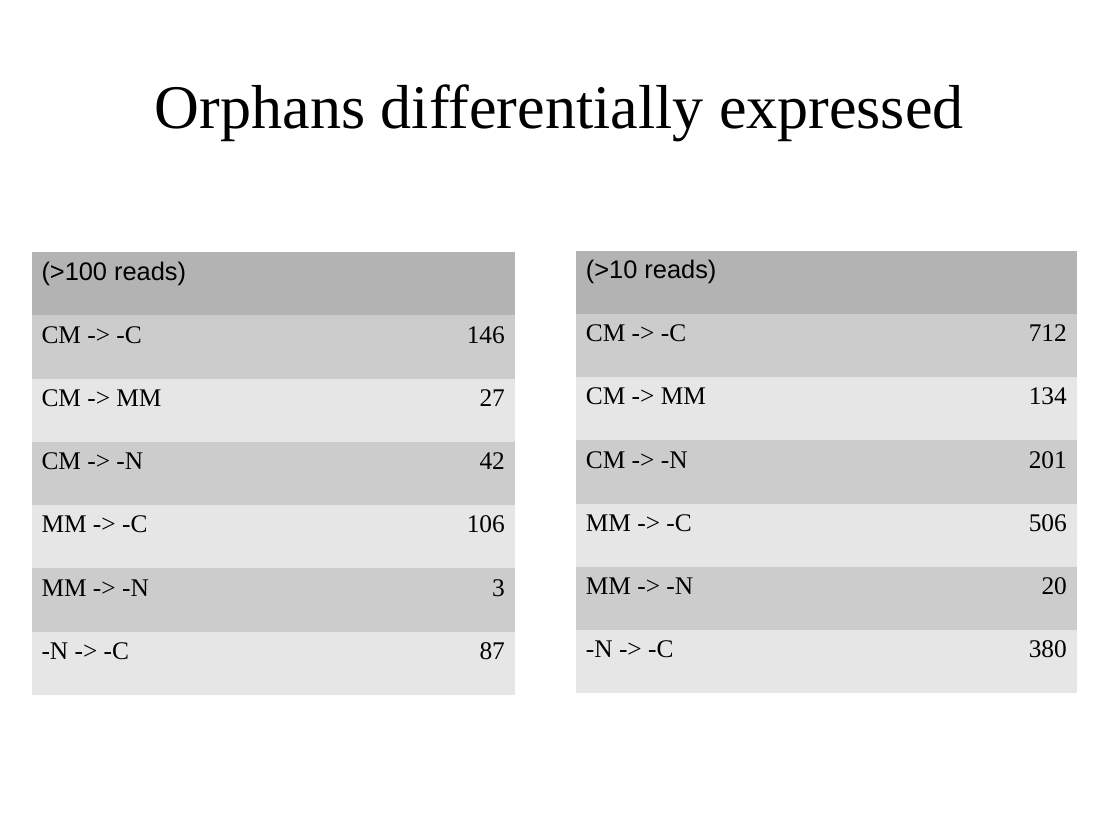
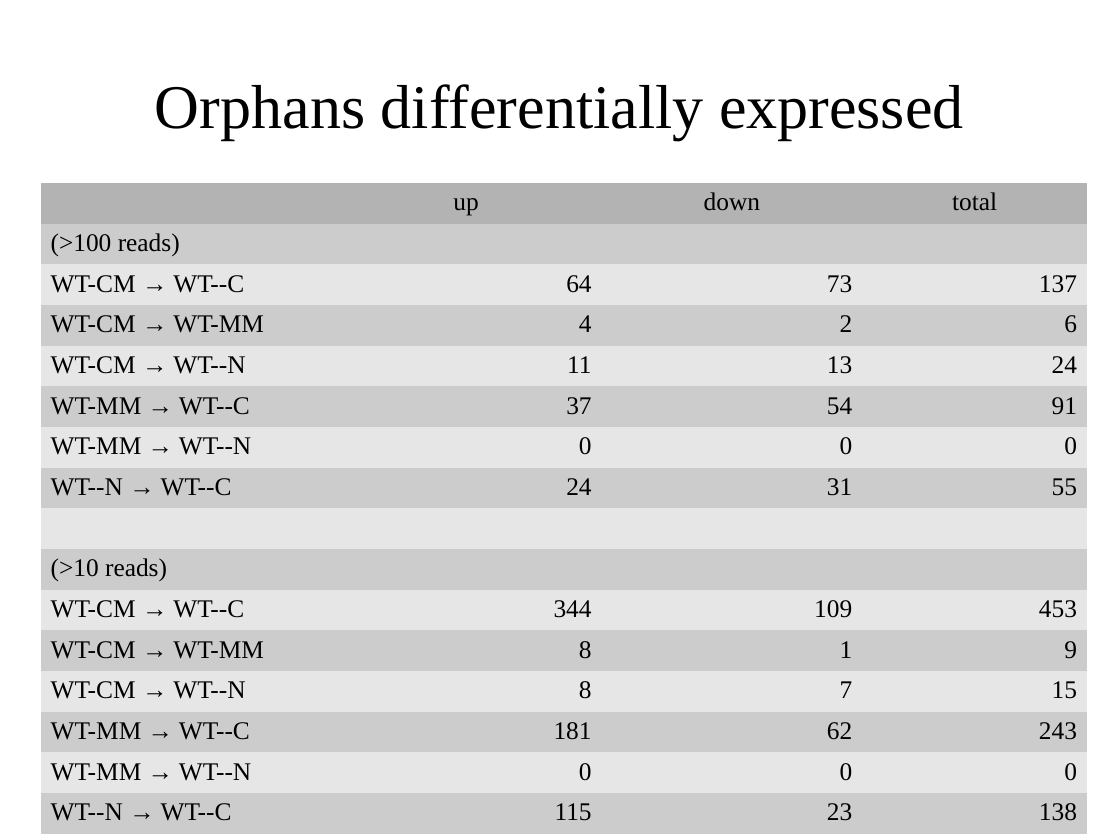
Before and after one commit to wilkinsonlab/m-oryzae-polya, a slide deck: slide 19 of doc/oryzae_presentation.odp. Drawn at 1120x840 pixels with LibreOffice and Linux fonts; fonts in the diff are those of the drawing. Boxes give left, top, right and bottom in pixels: in the first picture for what was removed or moved away, otherwise in the second. Text is boxed around its words. In the diff, an @@ line names an element or a change of style, - is before the commit and + after.

Commit message:
more orphans

```diff
--- a/doc/oryzae_presentation.odp
+++ b/doc/oryzae_presentation.odp
@@ table at (x1=41, y1=183, x2=1088, y2=825) @@
-(>100 reads) | 
-CM -> -C | 146
-CM -> MM | 27
-CM -> -N | 42
-MM -> -C | 106
-MM -> -N | 3
--N -> -C | 87
+ | up | down | total
+(>100 reads) |  |  | 
+WT-CM → WT--C | 64 | 73 | 137
+WT-CM → WT-MM | 4 | 2 | 6
+WT-CM → WT--N | 11 | 13 | 24
+WT-MM → WT--C | 37 | 54 | 91
+WT-MM → WT--N | 0 | 0 | 0
+WT--N → WT--C | 24 | 31 | 55
+ |  |  | 
+(>10 reads) |  |  | 
+WT-CM → WT--C | 344 | 109 | 453
+WT-CM → WT-MM | 8 | 1 | 9
+WT-CM → WT--N | 8 | 7 | 15
+WT-MM → WT--C | 181 | 62 | 243
+WT-MM → WT--N | 0 | 0 | 0
+WT--N → WT--C | 115 | 23 | 138
@@ table resized from (x1=32, y1=252, x2=515, y2=695) to (x1=41, y1=183, x2=1088, y2=825) @@
@@ table removed at (x1=576, y1=251, x2=1077, y2=694), 7 rows, 2 columns @@
-(>10 reads) | 
-CM -> -C | 712
-CM -> MM | 134
-CM -> -N | 201
-MM -> -C | 506
-MM -> -N | 20
--N -> -C | 380
```
Also in this commit, not shown: 4 other slides changed, 4 other files.
